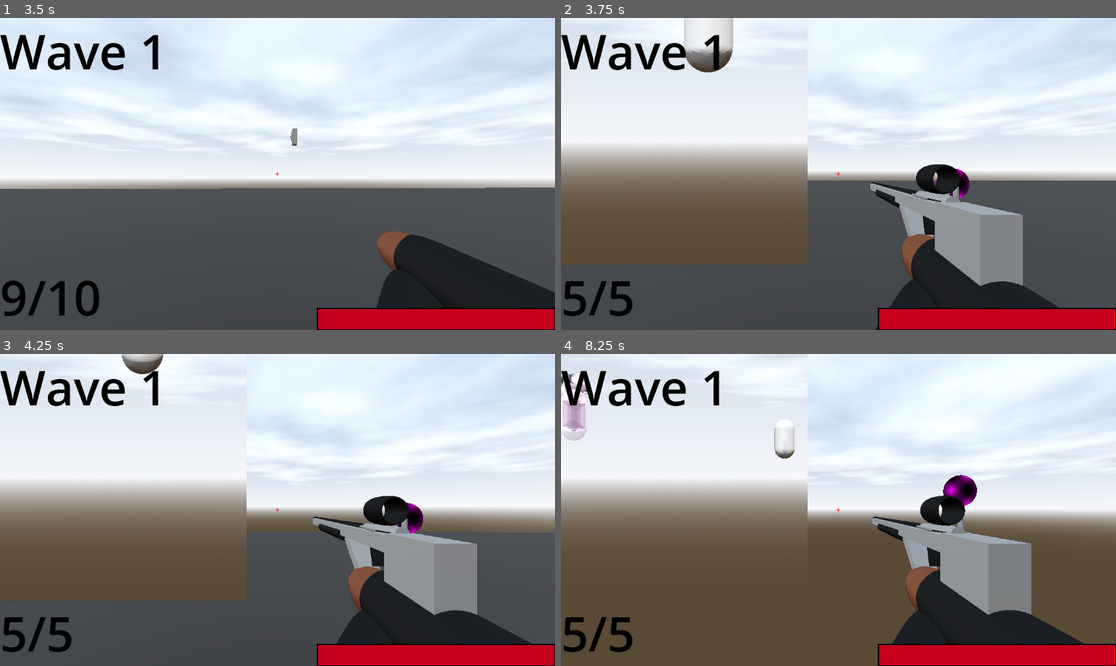
Above: before the commit, frames 1-4 (two rows, left to right).
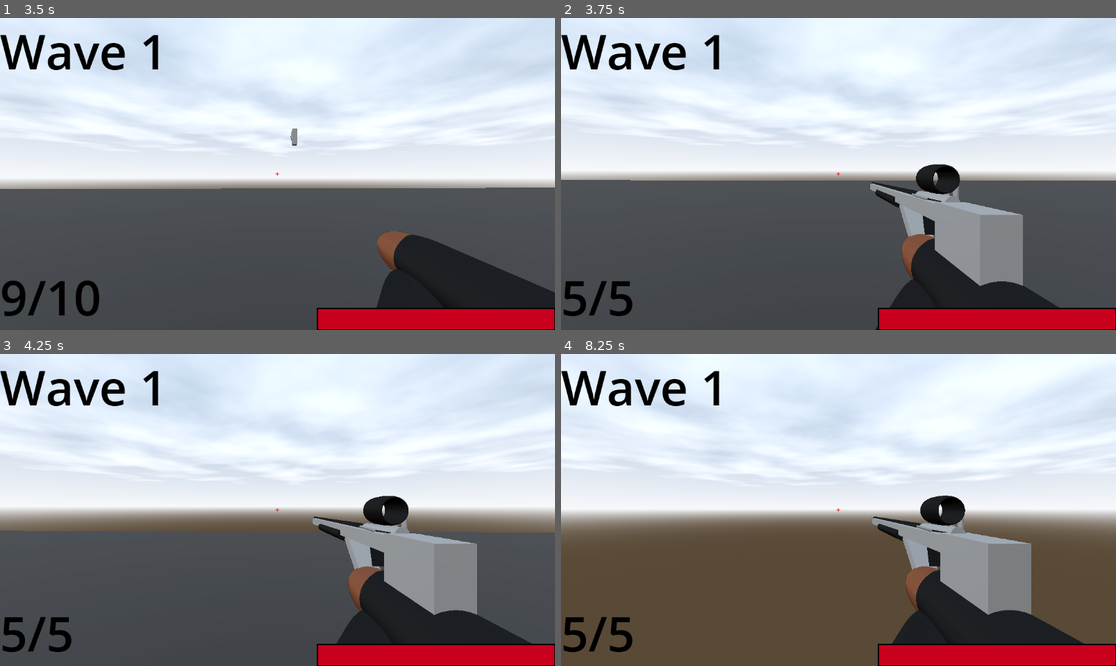
Above: after the commit, the same moments.

Repository: DylanFrenzy/The-Trials-and-Tribulations-of-Tim-Cheese
Game: Godot game, scene res://scenes/hud/start_screen.tscn
Two runs of this game, one before a commit and one after it. Both use one fixed random seed, a clock stepped at 60 frames per second and the inputs below.
Inputs (mouse positions are in pixels of both pictures, inside the frame that each line leads up to):
- Up to frame 1 (3.5 s): click "Start" at 0.5 s; move the mouse to (305, 174) at 1.27 s; hold Right mouse button (zoom) 1.28-2.03 s; hold W (move_forward) from 1.28 s (still down); tap Space (jump) at 1.52, 2.27 s; move the mouse to (249, 174) at 2.02 s; click (249, 174) at 2.1 s; right-click (249, 174) at 2.3 s; move the mouse to (288, 167) at 2.77 s; hold Shift (sprint) from 2.78 s (still down); right-click (288, 167) at 3.05 s
- Up to frame 2 (3.75 s): keep holding W (move_forward); tap Enter at 3.5 s; move the mouse to (832, 180) at 3.52 s; release Shift (sprint) at 3.53 s; tap Mouse wheel down (swap_weapon_down) at 3.6 s
- Up to frame 3 (4.25 s): keep holding W (move_forward); tap Space (jump) at 3.77 s; right-click (271, 516) at 3.8 s
- Up to frame 4 (8.25 s): move the mouse to (877, 513) at 4.27 s; hold Mouse wheel up (swap_weapon_up) 4.28-5.03 s; tap Space (jump) at 4.52, 5.27, 6.77, 7.52, 8 s; right-click (877, 513) at 4.55 s; move the mouse to (794, 506) at 5.02 s; right-click (794, 506) at 5.1 s; move the mouse to (844, 510) at 5.77 s; hold Right mouse button (zoom) 5.78-6.53 s; move the mouse to (816, 503) at 6.52 s; release W (move_forward) at 6.53 s; hold D (move_right) 6.53-7.28 s; click (816, 503) at 6.6 s; right-click (816, 503) at 6.8 s; move the mouse to (866, 510) at 7.27 s; hold Shift (sprint) 7.28-8.03 s; hold W (move_forward) from 7.28 s (still down); right-click (866, 510) at 7.55 s; move the mouse to (810, 510) at 8.02 s; tap Mouse wheel down (swap_weapon_down) at 8.1 s

Frame 1 is identical in both runs. In frame 2, 11% of the frame differs, in the area x 0-74%, y 0-80%; in frame 3, 9.5%; in frame 4, 6.9%.

Commit message:
removing zoom

Diff:
--- a/3d-project/assets/guns/sniper_rifle.tscn
+++ b/3d-project/assets/guns/sniper_rifle.tscn
@@ -1,10 +1,9 @@
-[gd_scene load_steps=20 format=3 uid="uid://muqsn1ymfm7l"]
+[gd_scene load_steps=16 format=3 uid="uid://muqsn1ymfm7l"]
 
 [ext_resource type="Script" uid="uid://b46m75oje3j06" path="res://scripts/guns/sniper.gd" id="1_7glw2"]
 [ext_resource type="Material" uid="uid://clib3jsw7xdh7" path="res://materials/shirt.tres" id="2_egkls"]
 [ext_resource type="Material" uid="uid://8d65jjkpvqql" path="res://materials/gun metal.tres" id="3_4xaku"]
 [ext_resource type="PackedScene" uid="uid://uo8qyngydbub" path="res://assets/Arms.tscn" id="4_joobf"]
-[ext_resource type="Script" uid="uid://b5snw4j4on36w" path="res://scripts/guns/zoom_cam.gd" id="5_egkls"]
 
 [sub_resource type="BoxMesh" id="BoxMesh_0ulyt"]
 
@@ -71,19 +70,6 @@
 &"RESET": SubResource("Animation_4xaku"),
 &"zoom": SubResource("Animation_egkls")
 }
-
-[sub_resource type="ViewportTexture" id="ViewportTexture_egkls"]
-viewport_path = NodePath("SubViewportContainer/SubViewport")
-
-[sub_resource type="StandardMaterial3D" id="StandardMaterial3D_joobf"]
-resource_local_to_scene = true
-shading_mode = 0
-albedo_texture = SubResource("ViewportTexture_egkls")
-albedo_texture_force_srgb = true
-uv1_offset = Vector3(0.235, -0.135, 0)
-
-[sub_resource type="CylinderMesh" id="CylinderMesh_7glw2"]
-material = SubResource("StandardMaterial3D_joobf")
 
 [node name="Sniper" type="Node3D"]
 script = ExtResource("1_7glw2")
@@ -196,23 +182,3 @@
 libraries = {
 &"": SubResource("AnimationLibrary_joobf")
 }
-
-[node name="MeshInstance3D" type="MeshInstance3D" parent="."]
-transform = Transform3D(-0.0466657, 0.000889781, -5.8246e-10, 0, -1.50273e-10, -0.0514844, -0.012504, -0.00332071, 2.17377e-09, 0.00875832, 0.16681, -0.148456)
-mesh = SubResource("CylinderMesh_7glw2")
-
-[node name="SubViewportContainer" type="SubViewportContainer" parent="."]
-anchors_preset = -1
-anchor_right = 0.445
-anchor_bottom = 0.792
-offset_right = 0.359985
-offset_bottom = -0.216064
-
-[node name="SubViewport" type="SubViewport" parent="SubViewportContainer"]
-handle_input_locally = false
-render_target_update_mode = 4
-
-[node name="ZoomCam" type="Camera3D" parent="SubViewportContainer/SubViewport"]
-transform = Transform3D(0.999905, -2.97995e-08, 0.0137702, 2.98023e-08, 1, 9.49804e-17, -0.0137702, 4.10384e-10, 0.999905, 0.00608981, 0.168385, -0.178879)
-fov = 20.0
-script = ExtResource("5_egkls")
--- a/3d-project/scripts/guns/zoom_cam.gd
+++ /dev/null
@@ -1 +0,0 @@
-extends Camera3D
Not shown, removed: 3d-project/scripts/guns/zoom_cam.gd.uid
